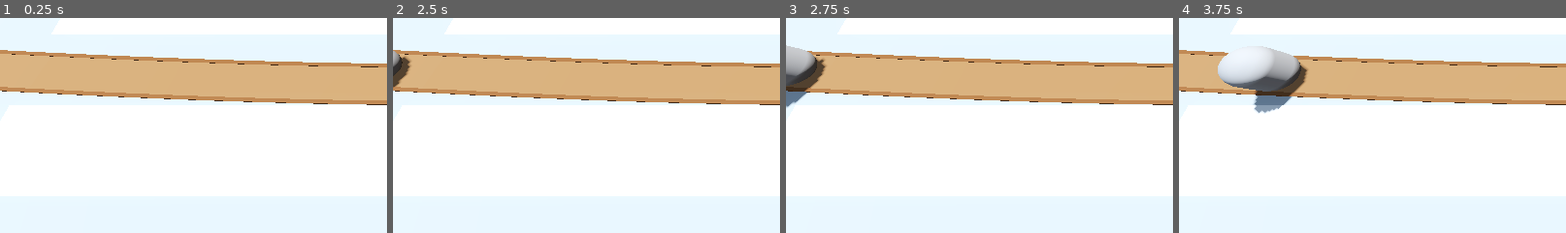
Above: before the commit, frames 1-4 (left to right).
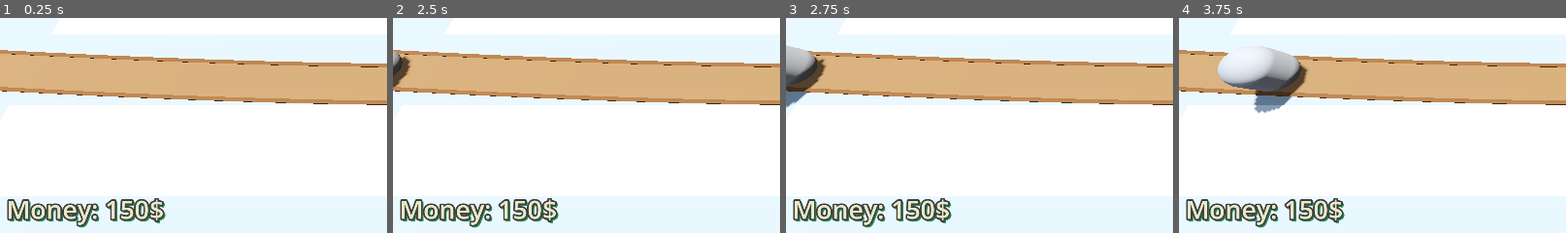
Above: after the commit, the same moments.

Repository: Assasquid/barbarian_blaster
Game: Godot game, scene res://Scenes/base_level.tscn
The game is run twice, just before and just after one commit, with the same random seed, the same clock (stepped at 60 frames per second) and the same inputs.
Inputs (mouse positions are % of the whole screen's width and height, from its top left):
- Up to frame 1 (0.25 s): no input
- Up to frame 2 (2.5 s): tap Enter at 0.5, 2 s; move the mouse to (72, 44) at 0.52 s; press the mouse at (72, 44) at 0.53 s; tap Space at 1.25 s; move the mouse to (30, 54) at 1.27 s; release the mouse at (30, 54) at 1.28 s; click (30, 54) at 1.35 s; move the mouse to (60, 27) at 2.02 s; press the mouse at (60, 27) at 2.03 s
- Up to frame 3 (2.75 s): no input
- Up to frame 4 (3.75 s): move the mouse to (45, 70) at 2.77 s; release the mouse at (45, 70) at 2.78 s; click (45, 70) at 2.85 s; move the mouse to (80, 65) at 3.52 s; press the mouse at (80, 65) at 3.53 s
The pictures show only the part of the screen within x 0-50%, y 50-100%; the shares and areas given below are measured in that part.

The runs differ from the first frame. In frame 1, 3.3% of the frame differs, in the area x 1-43%, y 83-98%; in frame 2, 3.3%; in frame 3, 3.3%; in frame 4, 3.3%.

Commit message:
Setup a money label and script.

Diff:
--- a/Scenes/base_level.tscn
+++ b/Scenes/base_level.tscn
@@ -7,6 +7,7 @@
 [ext_resource type="Script" path="res://Scripts/EnemyPath.gd" id="3_s3yrn"]
 [ext_resource type="Script" path="res://Scripts/turret_manager.gd" id="5_qj1v3"]
 [ext_resource type="PackedScene" uid="uid://brwaqwe0c6u0d" path="res://Scenes/turret.tscn" id="6_jg5wx"]
+[ext_resource type="Script" path="res://Scripts/Bank.gd" id="8_nnd8n"]
 
 [sub_resource type="ProceduralSkyMaterial" id="ProceduralSkyMaterial_timms"]
 sky_horizon_color = Color(0.64625, 0.65575, 0.67075, 1)
@@ -39,6 +40,15 @@
 
 [sub_resource type="StandardMaterial3D" id="StandardMaterial3D_0mk6a"]
 albedo_color = Color(0.415686, 0.25098, 0.113725, 1)
+
+[sub_resource type="LabelSettings" id="LabelSettings_1yxe1"]
+font_size = 64
+font_color = Color(0.909804, 0.913725, 0.788235, 1)
+outline_size = 16
+outline_color = Color(0.243137, 0.243137, 0.235294, 1)
+shadow_size = 10
+shadow_color = Color(0.133333, 0.552941, 0.341176, 1)
+shadow_offset = Vector2(4, 4)
 
 [node name="BaseLevel" type="Node3D"]
 
@@ -118,7 +128,6 @@
 
 [node name="Timer" type="Timer" parent="EnemyPath"]
 wait_time = 2.0
-autostart = true
 
 [node name="Base" parent="." instance=ExtResource("3_1mlrs")]
 
@@ -126,3 +135,24 @@
 script = ExtResource("5_qj1v3")
 turret = ExtResource("6_jg5wx")
 enemy_path = NodePath("../EnemyPath")
+
+[node name="Bank" type="MarginContainer" parent="."]
+anchors_preset = 15
+anchor_right = 1.0
+anchor_bottom = 1.0
+grow_horizontal = 2
+grow_vertical = 2
+mouse_filter = 2
+theme_override_constants/margin_left = 16
+theme_override_constants/margin_top = 16
+theme_override_constants/margin_right = 16
+theme_override_constants/margin_bottom = 16
+script = ExtResource("8_nnd8n")
+
+[node name="Label" type="Label" parent="Bank"]
+layout_mode = 2
+size_flags_horizontal = 0
+size_flags_vertical = 8
+text = "MONEY: 42000000"
+label_settings = SubResource("LabelSettings_1yxe1")
+vertical_alignment = 1
--- /dev/null
+++ b/Scripts/Bank.gd
@@ -0,0 +1,18 @@
+extends MarginContainer
+
+@export var starting_money := 150
+
+@onready var label: Label = $Label
+
+
+var money : int:
+	set(new_value):
+		#money = new_value
+		#if money < 0:
+			#money = 0
+		# The three lines above can be replaced with:
+		money = max(new_value, 0)
+		label.text = "Money: " + str(money) + "$"
+
+func _ready() -> void:
+	money = starting_money
--- a/Scripts/EnemyPath.gd
+++ b/Scripts/EnemyPath.gd
@@ -1,8 +1,8 @@
 extends Path3D
 
 @export var enemy_scene: PackedScene
-@export var timer_min := 1.3
-@export var timer_max := 2.6
+@export var timer_min := 1.6
+@export var timer_max := 3.1
 
 @onready var timer: Timer = $Timer
 
Not shown: 1 places in Scenes/base_level.tscn that only renumber resources
